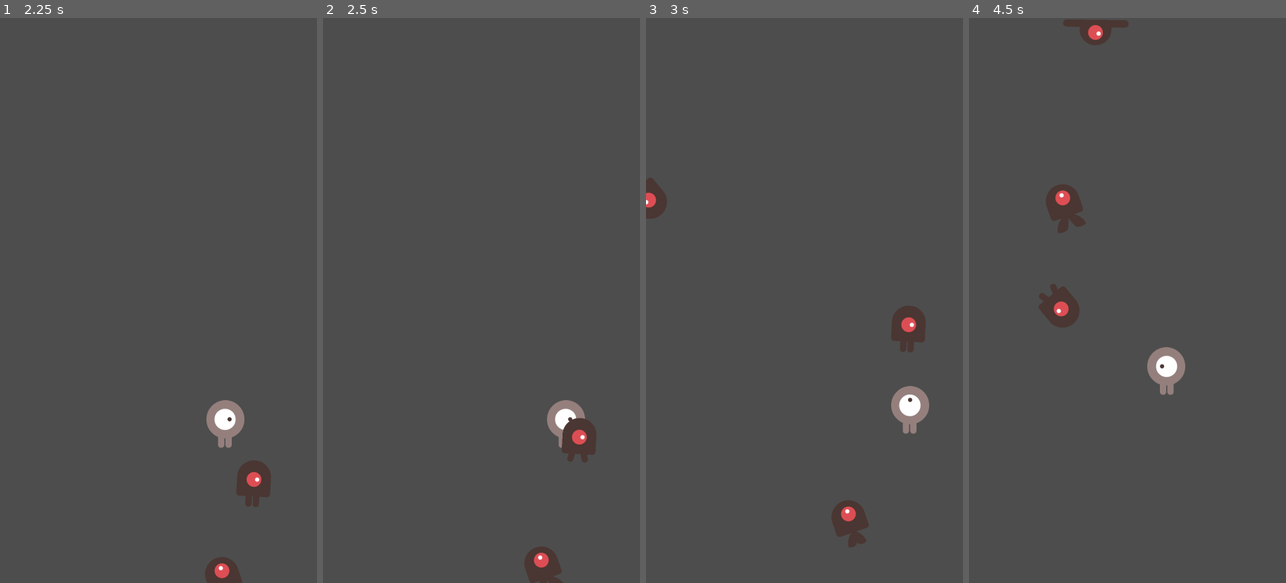
Above: before the commit, frames 1-4 (left to right).
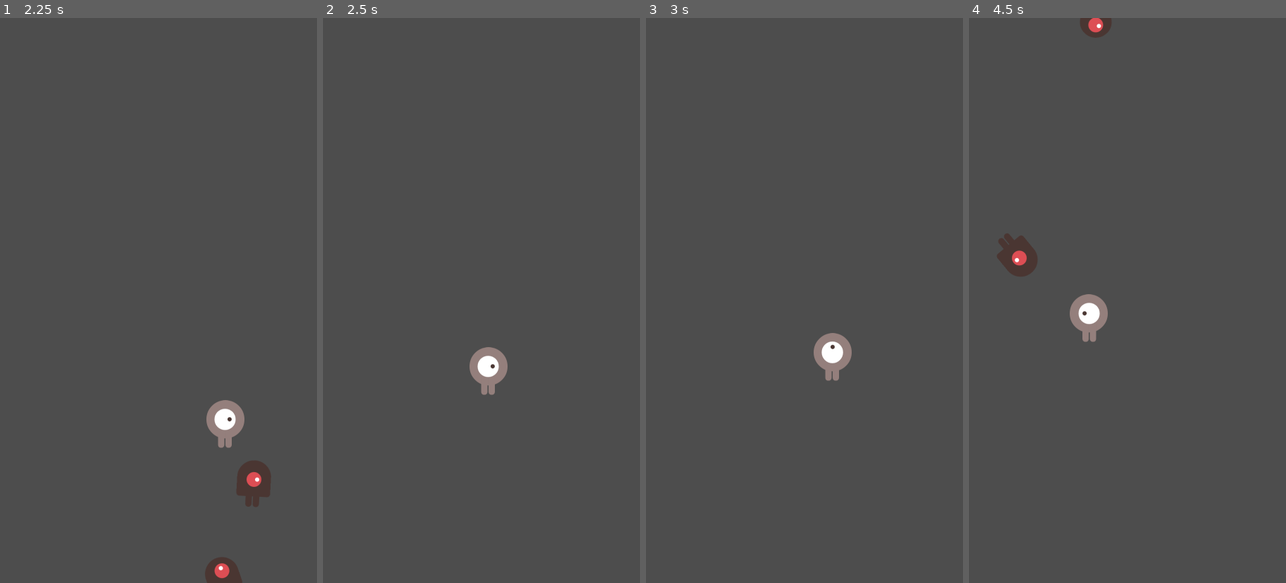
Above: after the commit, the same moments.

Repository: lichen63/godot-games
Game: Godot game, scene res://game/game.tscn
Two runs of this game, one before a commit and one after it. Both use one fixed random seed, a clock stepped at 60 frames per second and the inputs below.
Inputs:
- Up to frame 1 (2.25 s): tap Enter at 0.5 s; hold D (player_action_right) 0.53-1.28 s; hold S (player_action_down) 1.28-2.03 s; hold D (player_action_right) from 2.03 s (still down)
- Up to frame 2 (2.5 s): keep holding D (player_action_right)
- Up to frame 3 (3 s): release D (player_action_right) at 2.78 s; hold W (player_action_up) from 2.78 s (still down)
- Up to frame 4 (4.5 s): release W (player_action_up) at 3.53 s; hold A (player_action_left) from 3.53 s (still down)

Frame 1 is identical in both runs. In frame 2, 2.4% of the frame differs, in the area x 46-87%, y 58-100%; in frame 3, 3.1%; in frame 4, 3.7%, in the area x 8-69%, y 0-67%.

Commit message:
add collision logic between player and enemy

Diff:
--- a/dodge_the_creeps/enemy/enemy.gd
+++ b/dodge_the_creeps/enemy/enemy.gd
@@ -17,7 +17,6 @@
 @onready var visible_on_screen_notifier_: VisibleOnScreenNotifier2D = $VisibleOnScreenNotifier2D
 
 func _ready():
-    randomize()
     var start_edge: EdgeDir = EdgeDir.values()[randi() % EdgeDir.size()]
     var start_pos: Vector2 = get_random_pos_on_edge(start_edge)
     var end_pos: Vector2 = get_random_pos_on_edge(get_opposite_edge(start_edge))
--- a/dodge_the_creeps/enemy/enemy.tscn
+++ b/dodge_the_creeps/enemy/enemy.tscn
@@ -50,10 +50,11 @@
 [sub_resource type="Curve2D" id="Curve2D_htjsx"]
 resource_local_to_scene = true
 
-[node name="Enemy" type="Node2D"]
+[node name="Enemy" type="Node2D" groups=["enemies"]]
 script = ExtResource("1_bbb3q")
 
 [node name="Area2D" type="Area2D" parent="."]
+collision_layer = 2
 
 [node name="AnimatedSprite2D" type="AnimatedSprite2D" parent="Area2D"]
 sprite_frames = SubResource("SpriteFrames_5oo5i")
--- a/dodge_the_creeps/player/player.gd
+++ b/dodge_the_creeps/player/player.gd
@@ -24,6 +24,12 @@
         self.position = clamp_to_screen(new_position)
     update_animation(direction)
 
+func _on_area_2d_area_entered(area: Area2D) -> void:
+    if not area.get_parent().is_in_group("enemies"):
+        return
+    print("Game Over!")
+    relead_scene.call_deferred()
+
 func clamp_to_screen(pos: Vector2) -> Vector2:
     var viewport_rect = get_viewport().get_visible_rect()
     return Vector2(
@@ -48,3 +54,6 @@
     animated_sprite_.flip_h = flip_h
     animated_sprite_.flip_v = flip_v
     animated_sprite_.play()
+
+func relead_scene() -> void:
+    get_tree().reload_current_scene()
--- a/dodge_the_creeps/player/player.tscn
+++ b/dodge_the_creeps/player/player.tscn
@@ -38,6 +38,7 @@
 script = ExtResource("1_af8vp")
 
 [node name="Area2D" type="Area2D" parent="."]
+collision_mask = 2
 
 [node name="AnimatedSprite2D" type="AnimatedSprite2D" parent="Area2D"]
 sprite_frames = SubResource("SpriteFrames_mtosk")
@@ -46,3 +47,5 @@
 [node name="CollisionShape2D" type="CollisionShape2D" parent="Area2D"]
 position = Vector2(-0.5, -1.5)
 shape = SubResource("RectangleShape2D_fhpq2")
+
+[connection signal="area_entered" from="Area2D" to="." method="_on_area_2d_area_entered"]
